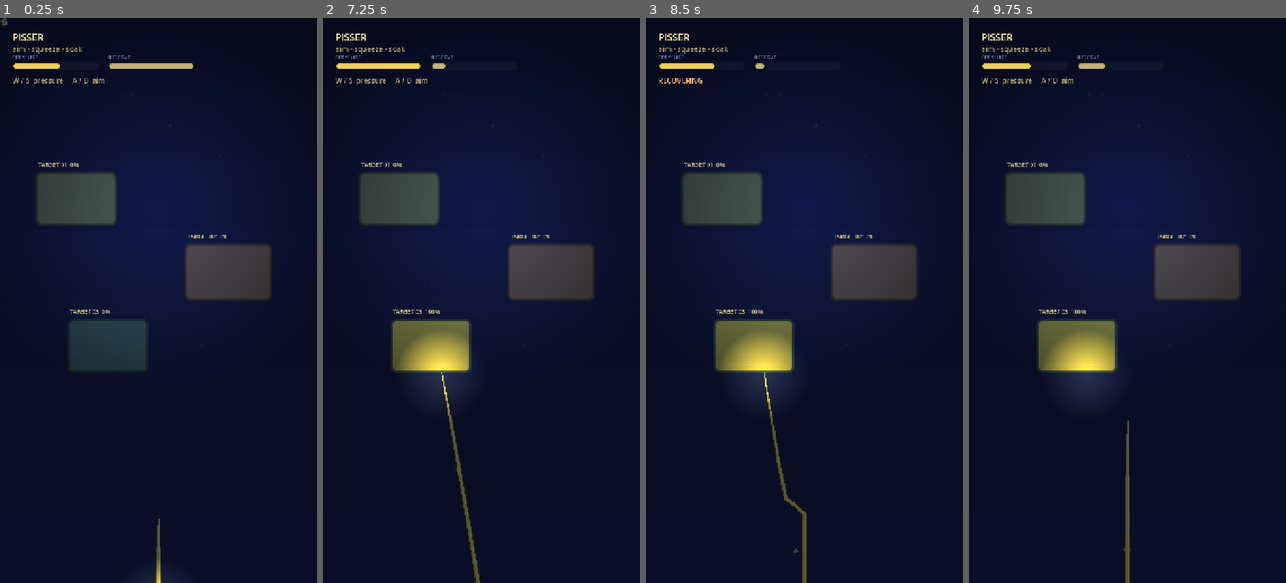
Above: before the commit, frames 1-4 (left to right).
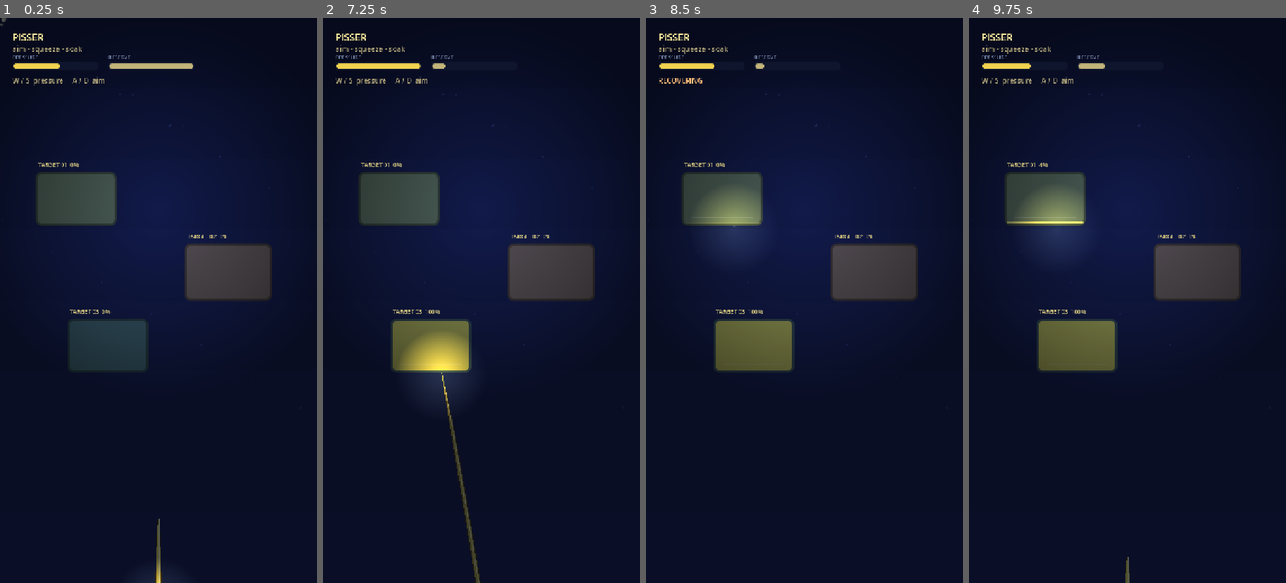
Above: after the commit, the same moments.

Repository: x3cca/girls-piss
Game: Godot game, scene res://scenes/smoke_test.tscn
The game is run twice, just before and just after one commit, with the same random seed, the same clock (stepped at 60 frames per second) and the same inputs.
Inputs (mouse positions are in pixels of both pictures, inside the frame that each line leads up to):
- Up to frame 1 (0.25 s): no input
- Up to frame 2 (7.25 s): tap Enter at 0.5, 2.1, 3.5, 6.5 s; move the mouse to (465, 413) at 0.52 s; hold W (pressure_up) 0.53-1.25 s; tap A (aim_left) at 0.6 s; click (465, 413) at 0.67 s; tap Space at 0.77, 2, 3.77, 4.25, 6.77 s; drag from (576, 385) to (465, 413) at 1.27 s; move the mouse to (386, 215) at 2.02 s; hold Left 2.03-2.75 s; drag from (497, 300) to (386, 215) at 2.77 s; move the mouse to (433, 159) at 3.52 s; hold S (pressure_down) 3.53-4.25 s; tap Backspace at 3.6 s; drag from (551, 272) to (433, 159) at 4.27 s; move the mouse to (418, 328) at 5.02 s; hold W (pressure_up) 5.03-5.75 s; hold Shift 5.03-5.75 s; click (418, 328) at 5.17 s; drag from (513, 176) to (418, 328) at 5.77 s; move the mouse to (465, 413) at 6.52 s; hold Right from 6.53 s (still down); tap Alt at 6.6 s
- Up to frame 3 (8.5 s): release Right at 7.25 s; tap Space at 7.25 s; drag from (899, 385) to (788, 413) at 7.27 s; move the mouse to (709, 215) at 8.02 s; hold S (pressure_down) from 8.03 s (still down); tap D (aim_right) at 8.1 s
- Up to frame 4 (9.75 s): release S (pressure_down) at 8.75 s; drag from (1143, 300) to (1032, 215) at 8.77 s; move the mouse to (1079, 159) at 9.52 s; hold W (pressure_up) from 9.53 s (still down); tap Tab at 9.6 s; click (1079, 159) at 9.67 s

The runs differ from the first frame. In frame 1, less than 0.1% of the frame differs, in the area x 0-3%, y 0-2%; in frame 2, less than 0.1%; in frame 3, 3.3%, in the area x 14-52%, y 31-100%; in frame 4, 3.1%.

Commit message:
Add pressure-driven stream sputter

Diff:
--- a/scenes/liquid_stream.tscn
+++ b/scenes/liquid_stream.tscn
@@ -52,6 +52,21 @@
 texture = SubResource("GradientTexture_particle")
 emitting = true
 
+[node name="SputterBurst" type="CPUParticles2D" parent="."]
+amount = 28
+lifetime = 0.38
+one_shot = true
+explosiveness = 0.88
+direction = Vector2(0, -1)
+spread = 52.0
+initial_velocity_min = 20.0
+initial_velocity_max = 48.0
+gravity = Vector2(0, 96)
+scale_amount_min = 0.35
+scale_amount_max = 1.15
+color = Color(1, 0.91, 0.49, 1)
+texture = SubResource("GradientTexture_particle")
+
 [node name="ImpactBurst" type="CPUParticles2D" parent="."]
 amount = 18
 lifetime = 0.33
--- a/scripts/pressure_model.gd
+++ b/scripts/pressure_model.gd
@@ -9,9 +9,11 @@
 @export var regeneration_rate := 0.18
 @export var drain_rate := 0.22
 @export var recovery_unlock := 0.30
+@export var sputter_ramp_rate := 3.2
 
 var effective_pressure := 0.55
 var exhausted := false
+var sputter_intensity := 0.0
 
 
 func _process(delta: float) -> void:
@@ -40,3 +42,9 @@
 		exhaustion_changed.emit(false)
 
 	effective_pressure = 0.25 if exhausted else requested_pressure
+	var target_sputter := 1.0 if exhausted else clampf(1.0 - reserve, 0.0, 1.0)
+	sputter_intensity = move_toward(
+		sputter_intensity,
+		target_sputter,
+		sputter_ramp_rate * delta,
+	)
--- a/scripts/stream_controller.gd
+++ b/scripts/stream_controller.gd
@@ -15,6 +15,10 @@
 @export_range(32, 128, 1) var max_parcels := 96
 @export var collision_mask := 1
 @export var liquid_color := Color("#f1d34f")
+@export var normal_emission_rate := 60.0
+@export var sputtering_emission_rate := 10.0
+@export var sputter_burst_min_interval := 0.16
+@export var sputter_burst_max_interval := 1.35
 
 var input_controller: InputController
 var pressure_model: PressureModel
@@ -24,8 +28,10 @@
 @onready var _highlight_line: Line2D = $HighlightRibbon
 @onready var _droplets: CPUParticles2D = $Droplets
 @onready var _impact: CPUParticles2D = $ImpactBurst
+@onready var _sputter_burst: CPUParticles2D = $SputterBurst
 var _parcels: Array[Dictionary] = []
 var _emission_accumulator := 0.0
+var _sputter_accumulator := 0.0
 var _last_hit_target: Object
 var _last_hit_position := Vector2.INF
 var _current_points := PackedVector2Array()
@@ -47,7 +53,11 @@
 	if direction == Vector2.ZERO:
 		direction = Vector2.UP
 	update_parcels(delta)
-	emit_parcels(direction, pressure, delta)
+	var sputter_intensity := pressure_model.sputter_intensity
+	if pressure_model.exhausted:
+		_emission_accumulator = 0.0
+	else:
+		emit_parcels(direction, pressure, delta, sputter_intensity)
 	_current_points = _build_parcel_centerline(direction, pressure)
 	var hit := _truncate_at_target(_current_points)
 	if not hit.is_empty():
@@ -60,7 +70,7 @@
 	var droplet_index := mini(8, _current_points.size() - 2)
 	_droplets.position = _current_points[droplet_index] if droplet_index >= 0 else source_position
 	_droplets.direction = _tangent_at(droplet_index, direction)
-	_droplets.emitting = pressure > 0.15
+	_update_sputter_effects(delta, direction, sputter_intensity, pressure_model.exhausted)
 	queue_redraw()
 
 
@@ -74,10 +84,20 @@
 		parcel["age"] = float(parcel["age"]) + delta
 
 
-func emit_parcels(direction: Vector2, pressure: float, delta: float) -> void:
+func emit_parcels(
+		direction: Vector2,
+		pressure: float,
+		delta: float,
+		sputter_intensity := 0.0,
+) -> void:
 	var speed := lerpf(launch_speed_min, launch_speed_max, clampf(pressure, 0.0, 1.0))
+	var emission_rate := lerpf(
+		normal_emission_rate,
+		sputtering_emission_rate,
+		clampf(sputter_intensity, 0.0, 1.0),
+	)
 	_emission_accumulator += delta
-	var interval := 1.0 / 60.0
+	var interval := 1.0 / maxf(emission_rate, 1.0)
 	var emitted := 0
 	var launch_velocity := direction * speed
 	while _emission_accumulator >= interval and emitted < 4:
@@ -110,6 +130,59 @@
 		_parcels.pop_back()
 
 
+func get_sputter_profile(intensity: float, is_exhausted: bool) -> Dictionary:
+	var sputter := clampf(intensity, 0.0, 1.0)
+	var fade := clampf((sputter - 0.68) / 0.32, 0.0, 1.0)
+	return {
+		"ambient_amount": roundi(lerpf(7.0, 14.0, sputter)),
+		"ambient_lifetime": lerpf(0.42, 0.28, sputter),
+		"ambient_velocity_min": lerpf(28.0, 52.0, sputter),
+		"ambient_velocity_max": lerpf(64.0, 112.0, sputter),
+		"burst_amount": roundi(lerpf(3.0, 28.0, sputter)),
+		"burst_velocity_min": lerpf(20.0, 78.0, sputter),
+		"burst_velocity_max": lerpf(48.0, 156.0, sputter),
+		"burst_interval": lerpf(sputter_burst_max_interval, sputter_burst_min_interval, sputter),
+		"emission_rate": 0.0 if is_exhausted else lerpf(
+			normal_emission_rate,
+			sputtering_emission_rate,
+			sputter,
+		),
+		"ribbon_alpha": 0.0 if is_exhausted else 1.0 - fade * 0.62,
+	}
+
+
+func _update_sputter_effects(
+		delta: float,
+		direction: Vector2,
+		intensity: float,
+		is_exhausted: bool,
+) -> void:
+	var profile := get_sputter_profile(intensity, is_exhausted)
+	_droplets.position = source_position
+	_droplets.direction = direction
+	_droplets.amount = int(profile["ambient_amount"])
+	_droplets.lifetime = float(profile["ambient_lifetime"])
+	_droplets.initial_velocity_min = float(profile["ambient_velocity_min"])
+	_droplets.initial_velocity_max = float(profile["ambient_velocity_max"])
+	_droplets.emitting = true
+	_sputter_burst.position = source_position
+	_sputter_burst.direction = direction
+	_sputter_burst.amount = int(profile["burst_amount"])
+	_sputter_burst.initial_velocity_min = float(profile["burst_velocity_min"])
+	_sputter_burst.initial_velocity_max = float(profile["burst_velocity_max"])
+	_sputter_accumulator += delta
+	var burst_interval := float(profile["burst_interval"])
+	if intensity < 0.05:
+		_sputter_accumulator = 0.0
+	elif _sputter_accumulator >= burst_interval:
+		_sputter_accumulator = fmod(_sputter_accumulator, burst_interval)
+		_sputter_burst.restart()
+	var ribbon_alpha := float(profile["ribbon_alpha"])
+	_edge_line.modulate.a = ribbon_alpha
+	_body_line.modulate.a = ribbon_alpha
+	_highlight_line.modulate.a = ribbon_alpha
+
+
 func _build_parcel_centerline(_direction: Vector2, _pressure: float) -> PackedVector2Array:
 	# Render a capped sample of the moving parcel chain. The visible ribbon is an
 	# interpolation of locked-in parcels, not a fresh curve from the current aim.
--- a/tests/unit/test_liquid_stream_scene.gd
+++ b/tests/unit/test_liquid_stream_scene.gd
@@ -17,6 +17,7 @@
 	assert_not_null(instance.get_node_or_null("LiquidStream/BodyRibbon"))
 	assert_not_null(instance.get_node_or_null("LiquidStream/HighlightRibbon"))
 	assert_not_null(instance.get_node_or_null("LiquidStream/Droplets"))
+	assert_not_null(instance.get_node_or_null("LiquidStream/SputterBurst"))
 	assert_not_null(instance.get_node_or_null("LiquidStream/ImpactBurst"))
 	assert_not_null(instance.get_node_or_null("WettablePlot01/CollisionBody/CollisionShape2D"))
 	assert_not_null(instance.get_node_or_null("BroadMoonLight"))
--- a/tests/unit/test_pressure_model.gd
+++ b/tests/unit/test_pressure_model.gd
@@ -26,3 +26,29 @@
 	model.advance(2.0)
 	assert_false(model.exhausted)
 	assert_eq(model.effective_pressure, 1.0)
+
+
+func test_sputter_intensity_ramps_into_exhaustion_and_recovers_gradually() -> void:
+	var model := PressureModel.new()
+	add_child_autofree(model)
+	model.set_process(false)
+	model.reserve = 0.25
+	model.requested_pressure = 1.0
+	model.advance(0.1)
+
+	assert_true(model.sputter_intensity > 0.0)
+	assert_true(model.sputter_intensity < 1.0)
+
+	model.reserve = 0.0
+	model.advance(0.01)
+	assert_true(model.exhausted)
+	model.advance(0.5)
+	assert_almost_eq(model.sputter_intensity, 1.0, 0.001)
+
+	model.requested_pressure = 0.15
+	model.advance(2.0)
+	assert_false(model.exhausted)
+	assert_true(model.sputter_intensity > 0.0)
+	assert_true(model.sputter_intensity < 1.0)
+	model.advance(3.0)
+	assert_true(model.sputter_intensity < 0.2)
--- a/tests/unit/test_stream_parcels.gd
+++ b/tests/unit/test_stream_parcels.gd
@@ -1,8 +1,10 @@
 extends GutTest
 
+const STREAM_SCENE := preload("res://scenes/liquid_stream.tscn")
+
+
 func test_new_aim_only_changes_newly_emitted_parcel() -> void:
-	var stream_scene := load("res://scenes/liquid_stream.tscn") as PackedScene
-	var stream := stream_scene.instantiate() as LiquidStream
+	var stream := STREAM_SCENE.instantiate() as LiquidStream
 	add_child_autofree(stream)
 	stream.gravity = Vector2.ZERO
 	stream.source_position = Vector2.ZERO
@@ -18,3 +20,17 @@
 	assert_eq(new_launch_velocity, Vector2.RIGHT * 616.0)
 	assert_eq(old_parcel["launch_velocity"], old_launch_velocity)
 	assert_eq(old_parcel["position"], old_position)
+
+
+func test_sputter_profile_reduces_continuity_and_increases_bursts() -> void:
+	var stream := STREAM_SCENE.instantiate() as LiquidStream
+	add_child_autofree(stream)
+	var normal := stream.get_sputter_profile(0.0, false)
+	var low_pressure := stream.get_sputter_profile(0.65, false)
+	var exhausted := stream.get_sputter_profile(1.0, true)
+
+	assert_true(float(normal["emission_rate"]) > float(low_pressure["emission_rate"]))
+	assert_true(float(low_pressure["burst_amount"]) > float(normal["burst_amount"]))
+	assert_true(float(exhausted["burst_amount"]) > float(low_pressure["burst_amount"]))
+	assert_eq(float(exhausted["emission_rate"]), 0.0)
+	assert_eq(float(exhausted["ribbon_alpha"]), 0.0)
